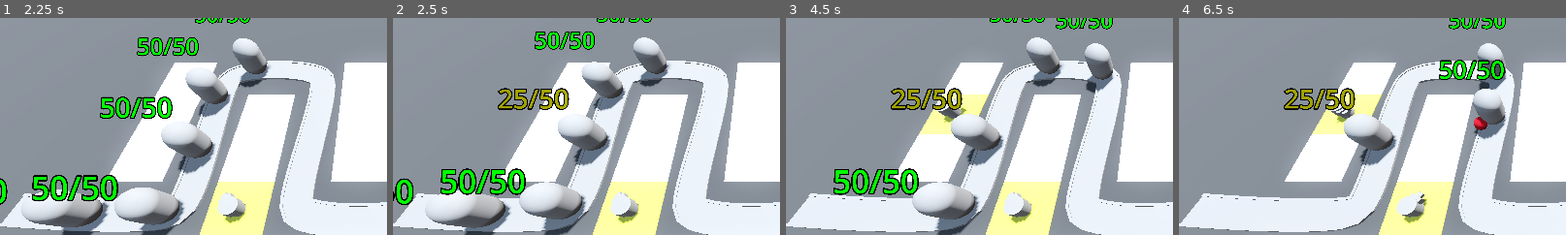
Above: before the commit, frames 1-4 (left to right).
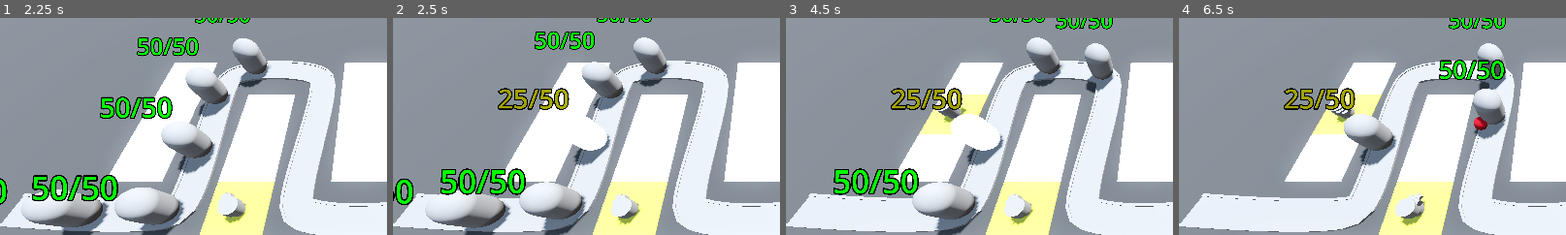
Above: after the commit, the same moments.

Repository: yrubner/TowerDefenseGD
Game: Godot game, scene res://BaseLevel.tscn
Two runs of this game, one before a commit and one after it. Both use one fixed random seed, a clock stepped at 60 frames per second and the inputs below.
Inputs (mouse positions are % of the whole screen's width and height, from its top left):
- Up to frame 1 (2.25 s): move the mouse to (72, 45) at 0.52 s; press the mouse at (72, 45) at 0.53 s; move the mouse to (30, 55) at 1.27 s; release the mouse at (30, 55) at 1.28 s; click (30, 55) at 1.35 s; move the mouse to (60, 28) at 2.02 s; press the mouse at (60, 28) at 2.03 s
- Up to frame 2 (2.5 s): no input
- Up to frame 3 (4.5 s): move the mouse to (45, 70) at 2.77 s; release the mouse at (45, 70) at 2.78 s; click (45, 70) at 2.85 s; move the mouse to (80, 65) at 3.52 s; press the mouse at (80, 65) at 3.53 s; move the mouse to (20, 35) at 4.27 s; release the mouse at (20, 35) at 4.28 s; click (20, 35) at 4.35 s
- Up to frame 4 (6.5 s): move the mouse to (55, 50) at 5.02 s; press the mouse at (55, 50) at 5.03 s; move the mouse to (35, 25) at 5.77 s; release the mouse at (35, 25) at 5.78 s; click (35, 25) at 5.85 s
The pictures show only the part of the screen within x 0-50%, y 16-66%; the shares and areas given below are measured in that part.

Frame 1 is identical in both runs. In frame 2, 1.4% of the frame differs, in the area x 42-65%, y 45-96%; in frame 3, 1.5%, in the area x 42-65%, y 44-96%; in frame 4, 0.3%.

Commit message:
Finished Lesson 52: Introducing Animations

Diff:
--- a/Enemy/enemy.gd
+++ b/Enemy/enemy.gd
@@ -5,16 +5,20 @@
 @export var speed: float = 2.5
 @export var max_health: int = 50
 
-@onready var base = get_tree().get_first_node_in_group("base")
-
 var current_health: int:
 	set(health_in):
+		if health_in < current_health:
+			animation_player.play("TakeDamage")
 		current_health = health_in
 		print("enemy health was changed")
 		entity_name_label.text = str(current_health) + "/" + str(max_health)
 		entity_name_label.modulate = Color.RED.lerp(Color.GREEN, float(current_health) / float(max_health))
 		if current_health < 1:
 			queue_free()
+
+@onready var base = get_tree().get_first_node_in_group("base")
+@onready var animation_player: AnimationPlayer = $AnimationPlayer
+
 
 func _ready() -> void:
 	current_health = max_health
--- a/Enemy/enemy.tscn
+++ b/Enemy/enemy.tscn
@@ -6,9 +6,50 @@
 radius = 1.0
 height = 3.0
 
+[sub_resource type="StandardMaterial3D" id="StandardMaterial3D_gd5lo"]
+no_depth_test = true
+shading_mode = 0
+
 [sub_resource type="CapsuleShape3D" id="CapsuleShape3D_vha1f"]
 radius = 1.0
 height = 3.0
+
+[sub_resource type="Animation" id="Animation_73ls5"]
+resource_name = "TakeDamage"
+length = 0.1
+tracks/0/type = "value"
+tracks/0/imported = false
+tracks/0/enabled = true
+tracks/0/path = NodePath("DamageHighlight:visible")
+tracks/0/interp = 1
+tracks/0/loop_wrap = true
+tracks/0/keys = {
+"times": PackedFloat32Array(0, 0.1),
+"transitions": PackedFloat32Array(1, 1),
+"update": 1,
+"values": [true, false]
+}
+
+[sub_resource type="Animation" id="Animation_2erff"]
+length = 0.001
+tracks/0/type = "value"
+tracks/0/imported = false
+tracks/0/enabled = true
+tracks/0/path = NodePath("DamageHighlight:visible")
+tracks/0/interp = 1
+tracks/0/loop_wrap = true
+tracks/0/keys = {
+"times": PackedFloat32Array(0),
+"transitions": PackedFloat32Array(1),
+"update": 1,
+"values": [false]
+}
+
+[sub_resource type="AnimationLibrary" id="AnimationLibrary_g6kbt"]
+_data = {
+"RESET": SubResource("Animation_2erff"),
+"TakeDamage": SubResource("Animation_73ls5")
+}
 
 [node name="Enemy" type="PathFollow3D"]
 transform = Transform3D(0.999987, 0, 0, 0, 1, 0, 0, 0, 0.999987, 0, 0, 0)
@@ -17,6 +58,12 @@
 
 [node name="MeshInstance3D" type="MeshInstance3D" parent="."]
 transform = Transform3D(1, 0, 3.55271e-15, 0, 1, 0, -3.55271e-15, 0, 1, 0, 1.5, 0)
+mesh = SubResource("CapsuleMesh_g8oem")
+
+[node name="DamageHighlight" type="MeshInstance3D" parent="."]
+transform = Transform3D(1, 0, 3.55271e-15, 0, 1, 0, -3.55271e-15, 0, 1, 0, 1.5, 0)
+visible = false
+material_override = SubResource("StandardMaterial3D_gd5lo")
 mesh = SubResource("CapsuleMesh_g8oem")
 
 [node name="EntityNameLabel" type="Label3D" parent="."]
@@ -31,3 +78,8 @@
 [node name="CollisionShape3D" type="CollisionShape3D" parent="EnemyArea3D"]
 transform = Transform3D(1, 0, 0, 0, 1, 0, 0, 0, 1, 0, 1.5, 0)
 shape = SubResource("CapsuleShape3D_vha1f")
+
+[node name="AnimationPlayer" type="AnimationPlayer" parent="."]
+libraries = {
+"": SubResource("AnimationLibrary_g6kbt")
+}
--- a/Turret/turret.gd
+++ b/Turret/turret.gd
@@ -6,6 +6,7 @@
 var enemy_path: Path3D
 var target: PathFollow3D
 @onready var barrel: MeshInstance3D = $TurretBase/TurretTop/Visor/Barrel
+@onready var animation_player: AnimationPlayer = $AnimationPlayer
 
 
 func _physics_process(delta: float) -> void:
@@ -19,6 +20,7 @@
 		add_child(shot)
 		shot.global_position = barrel.global_position
 		shot.direction = global_transform.basis.z
+		animation_player.play("FireTurret")
 
 func find_best_target() -> PathFollow3D:
 	var best_target = null
--- a/Turret/turret.tscn
+++ b/Turret/turret.tscn
@@ -16,6 +16,42 @@
 
 [sub_resource type="BoxMesh" id="BoxMesh_lcox0"]
 size = Vector3(0.4, 0.2, 0.45)
+
+[sub_resource type="Animation" id="Animation_exb6g"]
+resource_name = "FireTurret"
+tracks/0/type = "value"
+tracks/0/imported = false
+tracks/0/enabled = true
+tracks/0/path = NodePath("TurretBase/TurretTop:position")
+tracks/0/interp = 1
+tracks/0/loop_wrap = true
+tracks/0/keys = {
+"times": PackedFloat32Array(0, 0.3),
+"transitions": PackedFloat32Array(1, 1),
+"update": 0,
+"values": [Vector3(0, 0.3, -0.4), Vector3(0, 0.3, 0)]
+}
+
+[sub_resource type="Animation" id="Animation_4bpcv"]
+length = 0.001
+tracks/0/type = "value"
+tracks/0/imported = false
+tracks/0/enabled = true
+tracks/0/path = NodePath("TurretBase/TurretTop:position")
+tracks/0/interp = 1
+tracks/0/loop_wrap = true
+tracks/0/keys = {
+"times": PackedFloat32Array(0),
+"transitions": PackedFloat32Array(1),
+"update": 0,
+"values": [Vector3(0, 0.3, 0)]
+}
+
+[sub_resource type="AnimationLibrary" id="AnimationLibrary_bc73v"]
+_data = {
+"FireTurret": SubResource("Animation_exb6g"),
+"RESET": SubResource("Animation_4bpcv")
+}
 
 [node name="Turret" type="Node3D"]
 script = ExtResource("1_gndoa")
@@ -40,4 +76,9 @@
 [node name="Timer" type="Timer" parent="."]
 autostart = true
 
+[node name="AnimationPlayer" type="AnimationPlayer" parent="."]
+libraries = {
+"": SubResource("AnimationLibrary_bc73v")
+}
+
 [connection signal="timeout" from="Timer" to="." method="_on_timer_timeout"]
Not shown: 1 places in Enemy/enemy.tscn that only renumber resources
Not shown: 1 places in Turret/turret.tscn that only renumber resources
Not shown, changed: README.md
